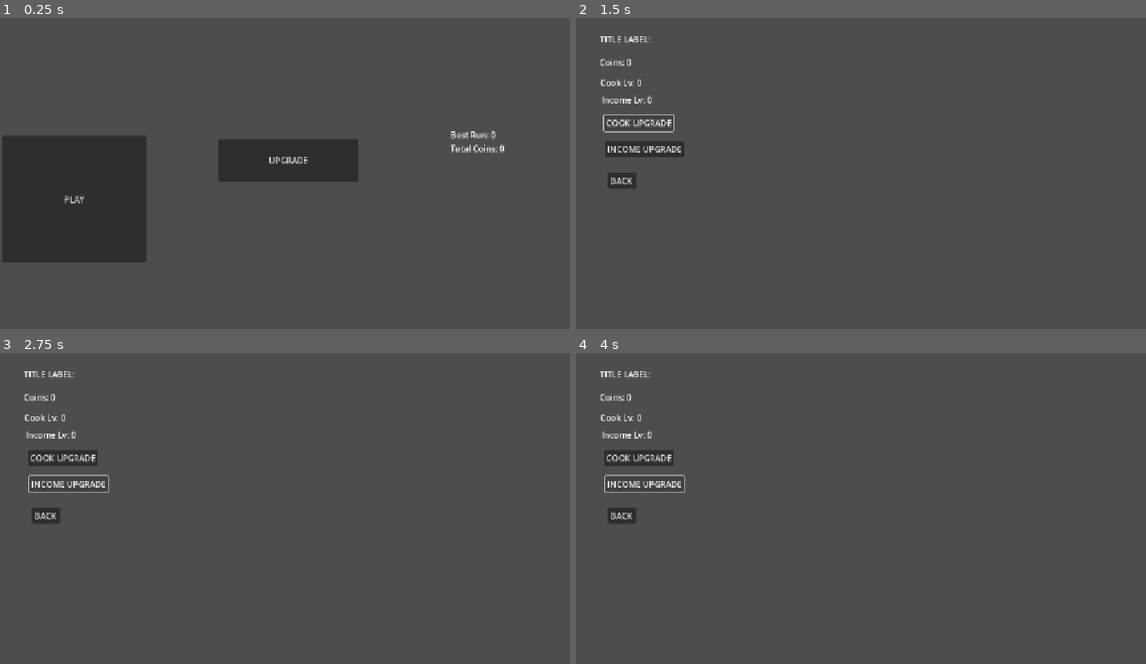
Above: before the commit, frames 1-4 (two rows, left to right).
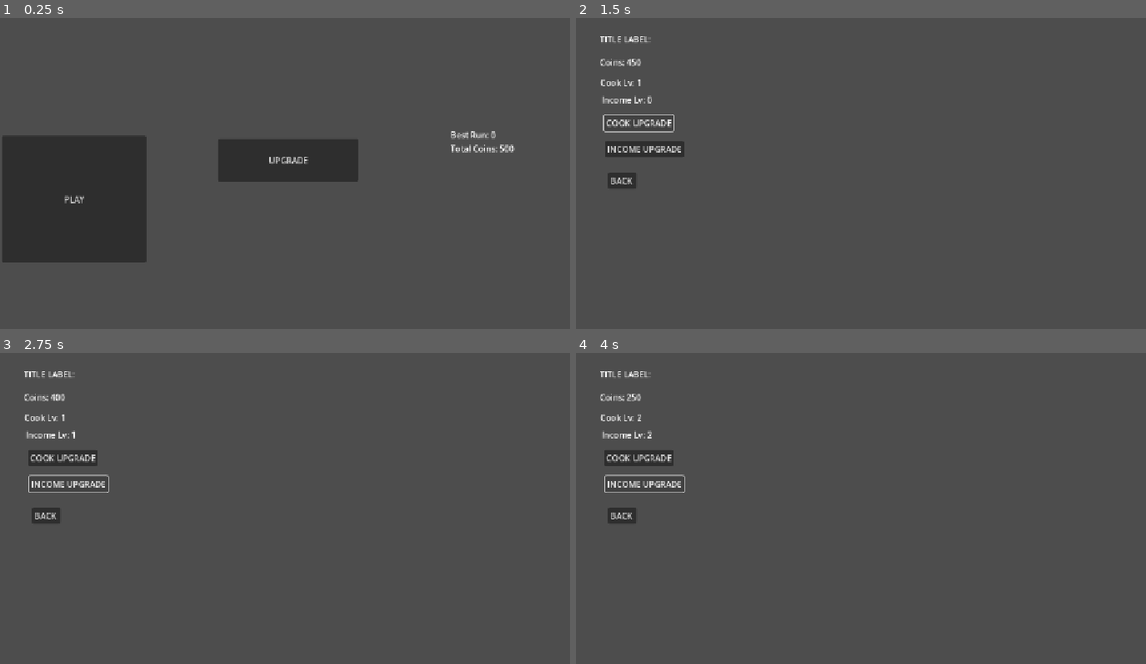
Above: after the commit, the same moments.

Repository: non123a/resturantSim
Game: Godot game, scene res://scenes/dashboard/dashboard.tscn
The game is run twice, just before and just after one commit, with the same random seed, the same clock (stepped at 60 frames per second) and the same inputs.
Inputs:
- Up to frame 1 (0.25 s): no input
- Up to frame 2 (1.5 s): click "UPGRADE" at 0.5 s; click "COOK UPGRADE" at 1.25 s
- Up to frame 3 (2.75 s): click "INCOME UPGRADE" at 2 s
- Up to frame 4 (4 s): click "COOK UPGRADE" at 2.75 s; click "INCOME UPGRADE" at 3.5 s

The runs differ from the first frame. In frame 1, less than 0.1% of the frame differs, in the area x 87-91%, y 40-44%; in frame 2, less than 0.1%; in frame 3, less than 0.1%, in the area x 8-14%, y 13-28%; in frame 4, less than 0.1%.

Commit message:
working upgrade income and cooking time, also done testing it. SURE IT IS WORKING

Diff:
--- a/scenes/dashboard/upgrade.tscn
+++ b/scenes/dashboard/upgrade.tscn
@@ -65,4 +65,6 @@
 offset_bottom = 299.0
 text = "BACK "
 
+[connection signal="pressed" from="CookUpgradeButton" to="." method="_on_cook_upgrade_button_pressed"]
+[connection signal="pressed" from="IncomeUpgradeButton" to="." method="_on_income_upgrade_button_pressed"]
 [connection signal="pressed" from="BackButton" to="." method="_on_back_button_pressed"]
--- a/scripts/GameData.gd
+++ b/scripts/GameData.gd
@@ -1,6 +1,6 @@
 extends Node
 
-var coins = 0
+var coins = 500
 var best_coins = 0
 var upgrades = {
 	"cook_speed": 0,
--- a/scripts/GameManager.gd
+++ b/scripts/GameManager.gd
@@ -76,8 +76,15 @@
 
 			if not prep_station.is_busy:
 				#prep_station.start_process(job.food_name, 2.0)
-				prep_station.start_process(job, 2.0)
-
+				var cook_time = FoodData.foods[job.food_name]["cook_time"]
+				var speed_bonus = GameData.upgrades["cook_speed"] * 0.3
+				cook_time = max(0.5, cook_time - speed_bonus)
+				prep_station.start_process(job, cook_time)
+				print(
+					"Food:", job.food_name,
+					" CookTime:", cook_time,
+					" UpgradeLv:", GameData.upgrades["cook_speed"]
+				)
 
 
 
@@ -90,6 +97,11 @@
 				cook_time = max(0.5, cook_time - speed_bonus)
 				stove_station.start_process(job, cook_time)
 				#stove_station.start_process(job, 3.0)
+				print(
+					"Food:", job.food_name,
+					" CookTime:", cook_time,
+					" UpgradeLv:", GameData.upgrades["cook_speed"]
+				)
 
 
 		elif needed_station == "microwave":
@@ -100,6 +112,12 @@
 				var speed_bonus = GameData.upgrades["cook_speed"] * 0.3
 				cook_time = max(0.5, cook_time - speed_bonus)
 				microwave_station.start_process(job, cook_time)
+				print(
+					"Food:", job.food_name,
+					" CookTime:", cook_time,
+					" UpgradeLv:", GameData.upgrades["cook_speed"]
+				)
+
 
 
 var spawn_positions = [
@@ -394,8 +412,16 @@
 		combo += 1
 		combo_timer = combo_window
 		update_combo_ui()
-
-		var reward = FoodData.foods[customer.order]["price"]
+		var base_reward = FoodData.foods[customer.order]["price"]
+		var bonus = 1 + (GameData.upgrades["income"] * 0.1)
+		#var reward = FoodData.foods[customer.order]["price"]
+		var reward = int(base_reward * bonus)
+		print(
+			"Food:", customer.order,
+			" Base:", base_reward,
+			" IncomeLv:", GameData.upgrades["income"],
+			" Final:", reward
+		)
 
 		add_coins(reward)
 
--- a/scripts/Upgrade.gd
+++ b/scripts/Upgrade.gd
@@ -11,7 +11,6 @@
 
 
 func _on_cook_upgrade_button_pressed():
-	#var cost = 50
 	var cost = 50 + (GameData.upgrades["cook_speed"] * 25)
 
 	if GameData.coins >= cost:
